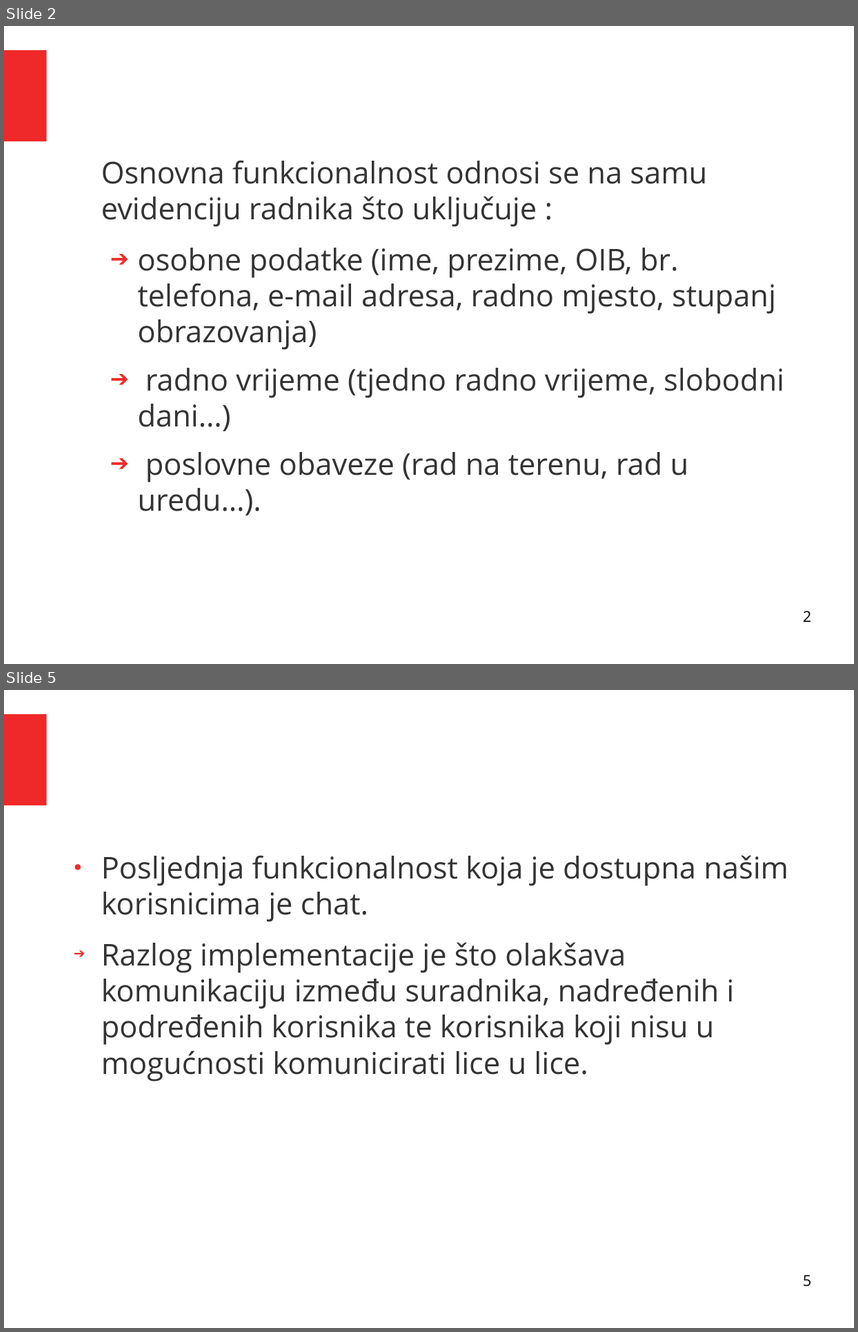
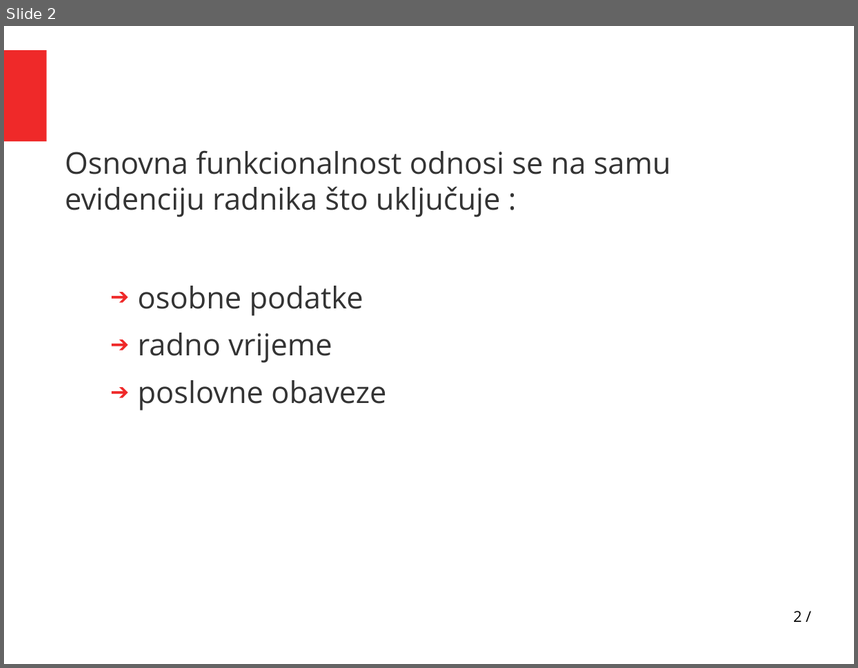
Before and after one commit to Alpfonso/Evidencija-i-administracija-radnika, a slide deck: presentation/prezentacija.odp. Shown one above the other, each under a label of ours: slides 2 and 5 before the commit, slide 2 after it; the slides between them are not shown. The pictures are 858x1332 and 858x668 pixels, drawn with LibreOffice and Linux fonts; fonts in the diff are those of the drawing. Boxes give left, top, right and bottom in pixels: in the first picture for what was removed or moved away, otherwise in the second. Text is boxed around its words. In the diff, an @@ line names an element or a change of style, - is before the commit and + after.

```diff
--- a/presentation/prezentacija.odp
+++ b/presentation/prezentacija.odp
@@ slide 5 removed at <box>4,690,854,1328</box>, background #FFFFFF; not listed: 1 template element that a slide beside it also shows @@
@@ text removed at <box>101,855,789,1081</box> @@
-● Posljednja funkcionalnost koja je dostupna našim korisnicima je chat.
-➔ Razlog implementacije je što olakšava komunikaciju između suradnika, nadređenih i podređenih korisnika te korisnika koji nisu u mogućnosti komunicirati lice u lice.
@@ page number removed at <box>803,1274,811,1286</box> @@
-5
@@ slide 2 changed as well @@
@@ text "Osnovna funkcionalnost odnosi se na ...": place and size @@
-text "Osnovna funkcionalnost odnosi se na ..." at <box>101,160,784,515</box>
+text "Osnovna funkcionalnost odnosi se na ..." at <box>65,150,671,410</box>
@@ text at <box>65,150,671,217</box>: indent changed @@
@@ text at <box>138,285,386,410</box>: text changed @@
-  ➔ osobne podatke (ime, prezime, OIB, br. telefona, e-mail adresa, radno mjesto, stupanj obrazovanja)
-  ➔ radno vrijeme (tjedno radno vrijeme, slobodni dani…)
-  ➔ poslovne obaveze (rad na terenu, rad u uredu…).
+  ➔ osobne podatke
+  ➔ radno vrijeme
+  ➔ poslovne obaveze
@@ page number at <box>793,610,802,621</box>: text changed @@
-2
+2 /
```
Also in this commit, not shown: 3 other slides changed, 2 slides added, 2 other slides removed, 1 other file.
